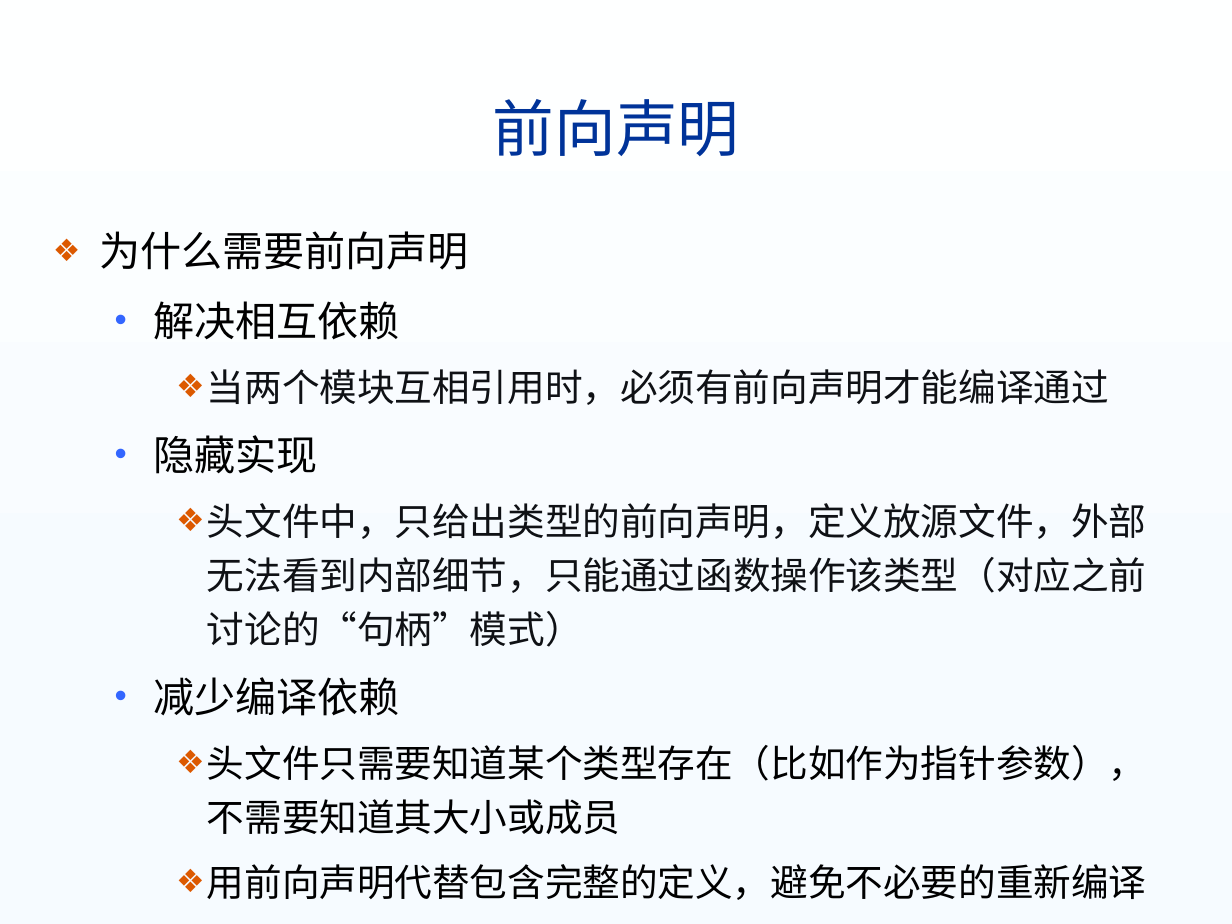
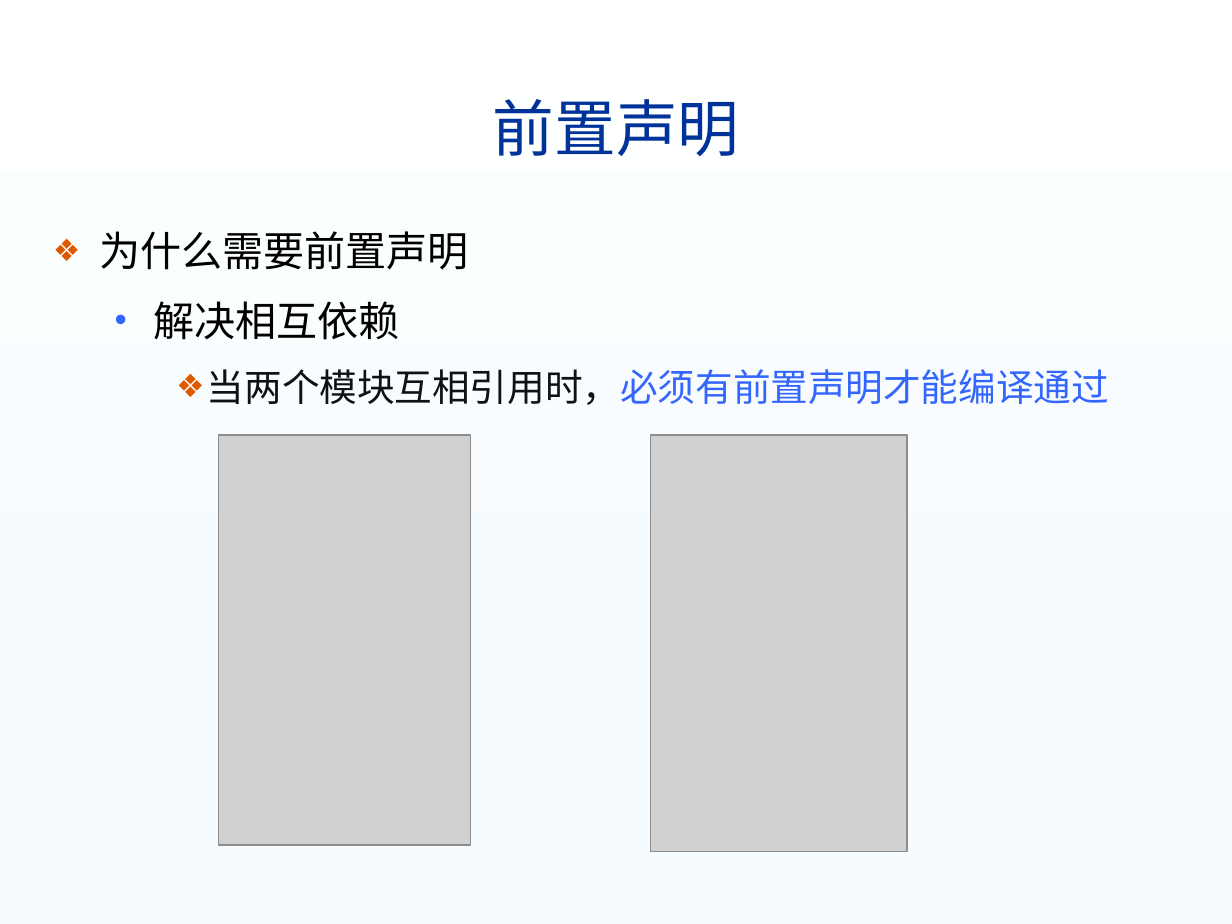
Before and after one commit to USTC-ISP/ustc-isp.github.io, a slide deck: slide 18 of lectures/03模块化程序设计.pptx (slide 22 before the commit). Drawn at 1232x924 pixels with LibreOffice and Linux fonts; fonts in the diff are those of the drawing; grey boxes stand for pictures; background and template pictures are left out. Boxes give left, top, right and bottom in pixels: in the first picture for what was removed or moved away, otherwise in the second. Text is boxed around its words. In the diff, an @@ line names an element or a change of style, - is before the commit and + after.

```diff
--- a/lectures/03模块化程序设计.pptx
+++ b/lectures/03模块化程序设计.pptx
@@ title at <box>493,99,739,156</box>: text changed @@
-前向声明
+前置声明
@@ text at <box>99,231,469,270</box>: text changed @@
-❖ 为什么需要前向声明
+❖ 为什么需要前置声明
@@ text at <box>207,369,1109,405</box>: text changed; text colour #0F1115 to #3366FF @@
-    ❖ 当两个模块互相引用时，必须有前向声明才能编译通过
-  • 隐藏实现
-    ❖ 头文件中，只给出类型的前向声明，定义放源文件，外部无法看到内部细节，只能通过函数操作该类型（对应之前讨论的“句柄”模式）
-  • 减少编译依赖
-    ❖ 头文件只需要知道某个类型存在（比如作为指针参数），不需要知道其大小或成员
-    ❖ 用前向声明代替包含完整的定义，避免不必要的重新编译
+    ❖ 当两个模块互相引用时，必须有前置声明才能编译通过
@@ picture added at <box>218,435,471,845</box> @@
@@ picture added at <box>650,435,907,851</box> @@
```
Also in this commit, not shown: 17 other slides changed, 3 slides added, 8 slides removed, 12 other files.
